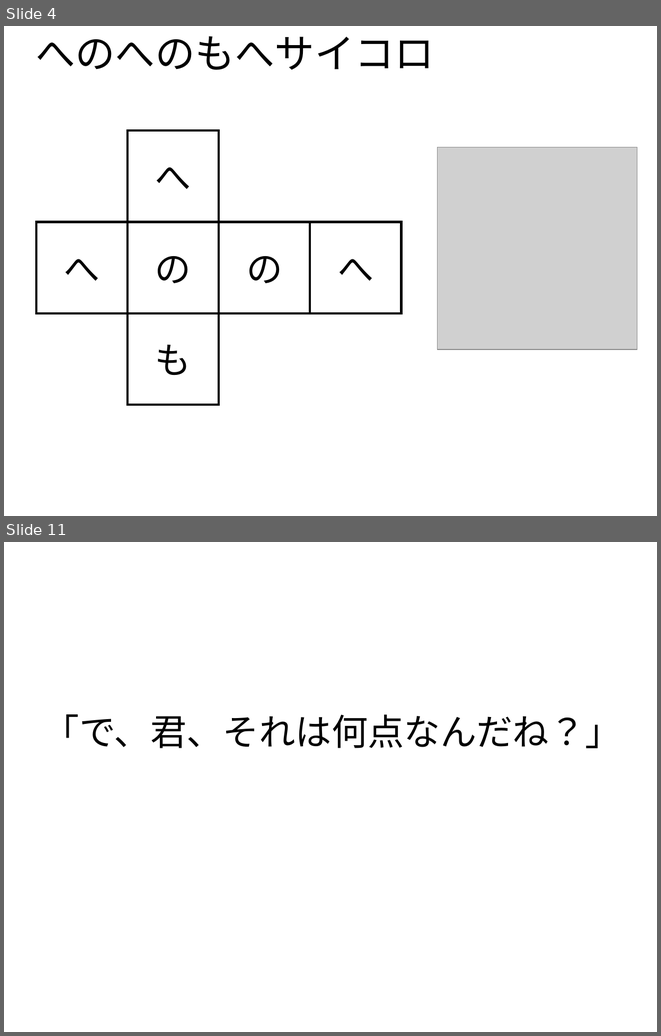
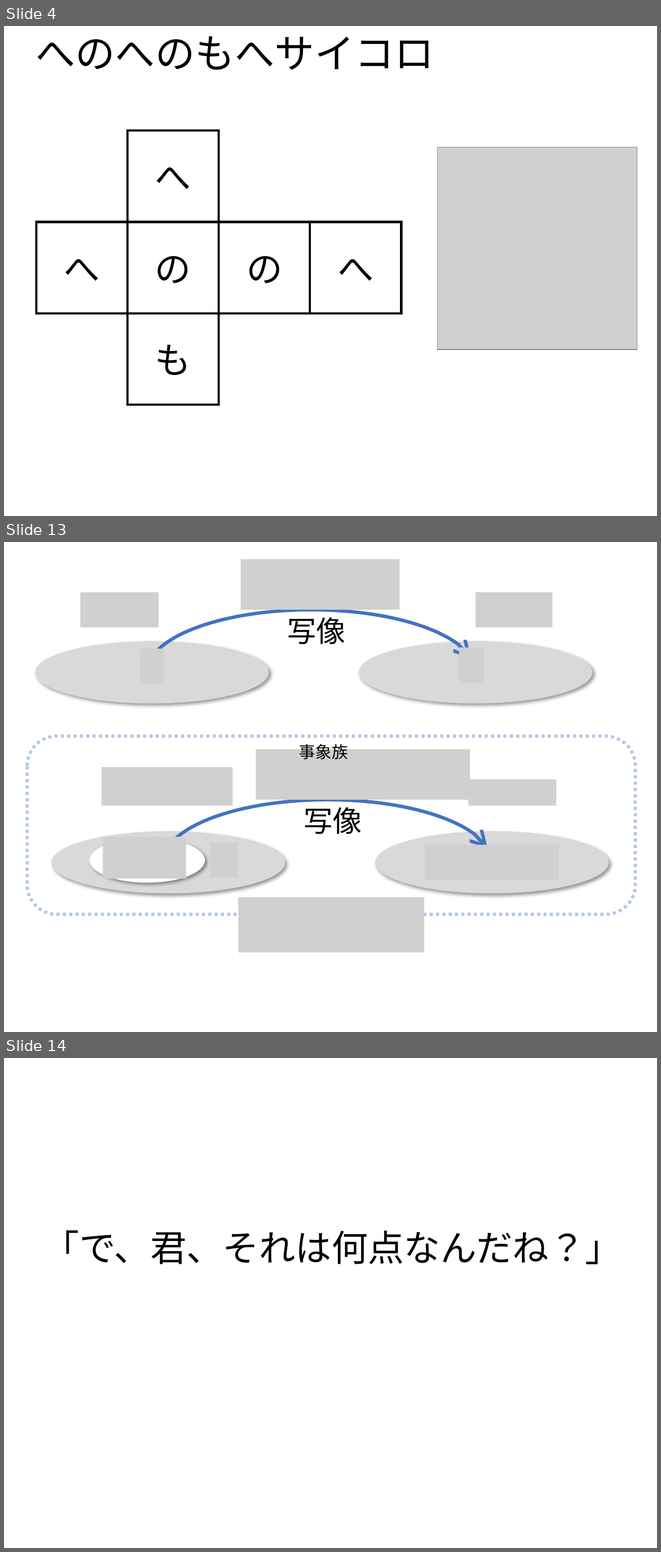
Before and after one commit to kilometer0101/TokyoR79, a slide deck: TokyoR79.pptx. Shown one above the other, each under a label of ours: slides 4 and 11 before the commit, slides 4, 13 and 14 after it; the slides between them are not shown. The pictures are 661x1036 and 661x1552 pixels, drawn with LibreOffice and Linux fonts; fonts in the diff are those of the drawing; grey boxes stand for pictures. Boxes give left, top, right and bottom in pixels: in the first picture for what was removed or moved away, otherwise in the second. Text is boxed around its words. In the diff, an @@ line names an element or a change of style, - is before the commit and + after.

```diff
--- a/TokyoR79.pptx
+++ b/TokyoR79.pptx
@@ slide 13 added at bbox=[4, 542, 657, 1032], background #FFFFFF @@
@@ picture added at bbox=[241, 559, 400, 609] @@
@@ picture added at bbox=[80, 592, 159, 627] @@
@@ picture added at bbox=[476, 592, 553, 627] @@
@@ arc (boxed as its full ellipse) added at bbox=[147, 610, 476, 735], outline #4472C4 3.75 pt @@
@@ text added at bbox=[288, 612, 346, 644], 32 pt, text #000000 @@
+写像
@@ ellipse added at bbox=[35, 641, 269, 703], fill #D9D9D9 @@
@@ picture added at bbox=[140, 649, 165, 684] @@
@@ ellipse added at bbox=[359, 641, 592, 703], fill #D9D9D9 @@
@@ picture added at bbox=[459, 647, 484, 682] @@
@@ rounded rectangle added at bbox=[27, 736, 635, 914], outline #B4C7E7 3.5 pt dashed @@
@@ text added at bbox=[299, 741, 348, 759], 18 pt, text #000000 @@
+事象族
@@ picture added at bbox=[255, 749, 469, 799] @@
@@ picture added at bbox=[102, 767, 232, 805] @@
@@ picture added at bbox=[468, 779, 556, 805] @@
@@ arc (boxed as its full ellipse) added at bbox=[164, 800, 492, 925], outline #4472C4 3.75 pt @@
@@ text added at bbox=[304, 802, 362, 834], 32 pt, text #000000 @@
+写像
@@ ellipse added at bbox=[52, 831, 285, 893], fill #D9D9D9 @@
@@ ellipse added at bbox=[89, 838, 204, 882], fill #FFFFFF @@
@@ picture added at bbox=[103, 837, 186, 878] @@
@@ picture added at bbox=[210, 843, 237, 877] @@
@@ ellipse added at bbox=[375, 831, 609, 893], fill #D9D9D9 @@
@@ picture added at bbox=[425, 844, 559, 880] @@
@@ rectangle added at bbox=[238, 897, 417, 927], fill #FFFFFF @@
@@ picture added at bbox=[238, 897, 424, 952] @@
@@ what was slide 11 is now slide 14 @@
```
Also in this commit, not shown: 8 slides changed, 24 other slides added, 1 slide removed, 2 other files.
